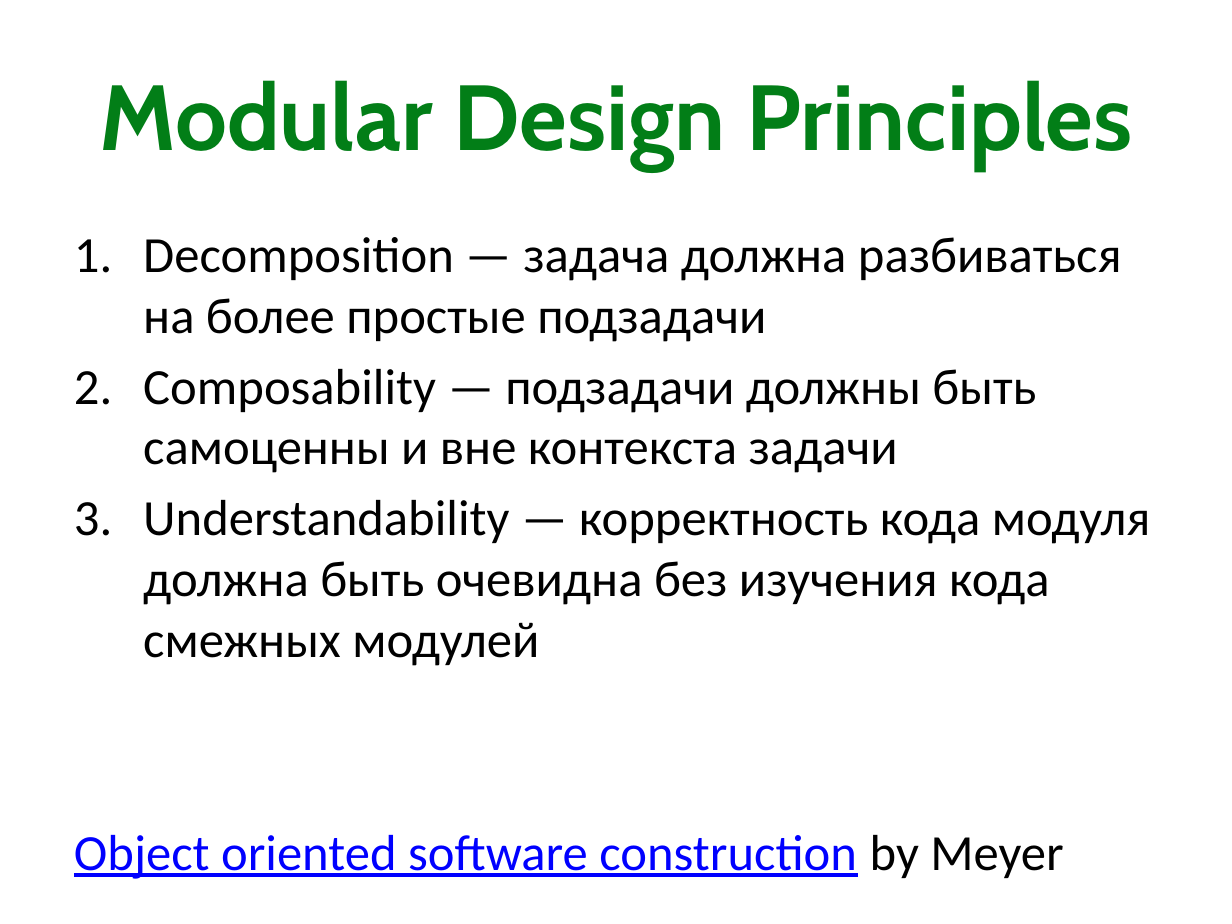
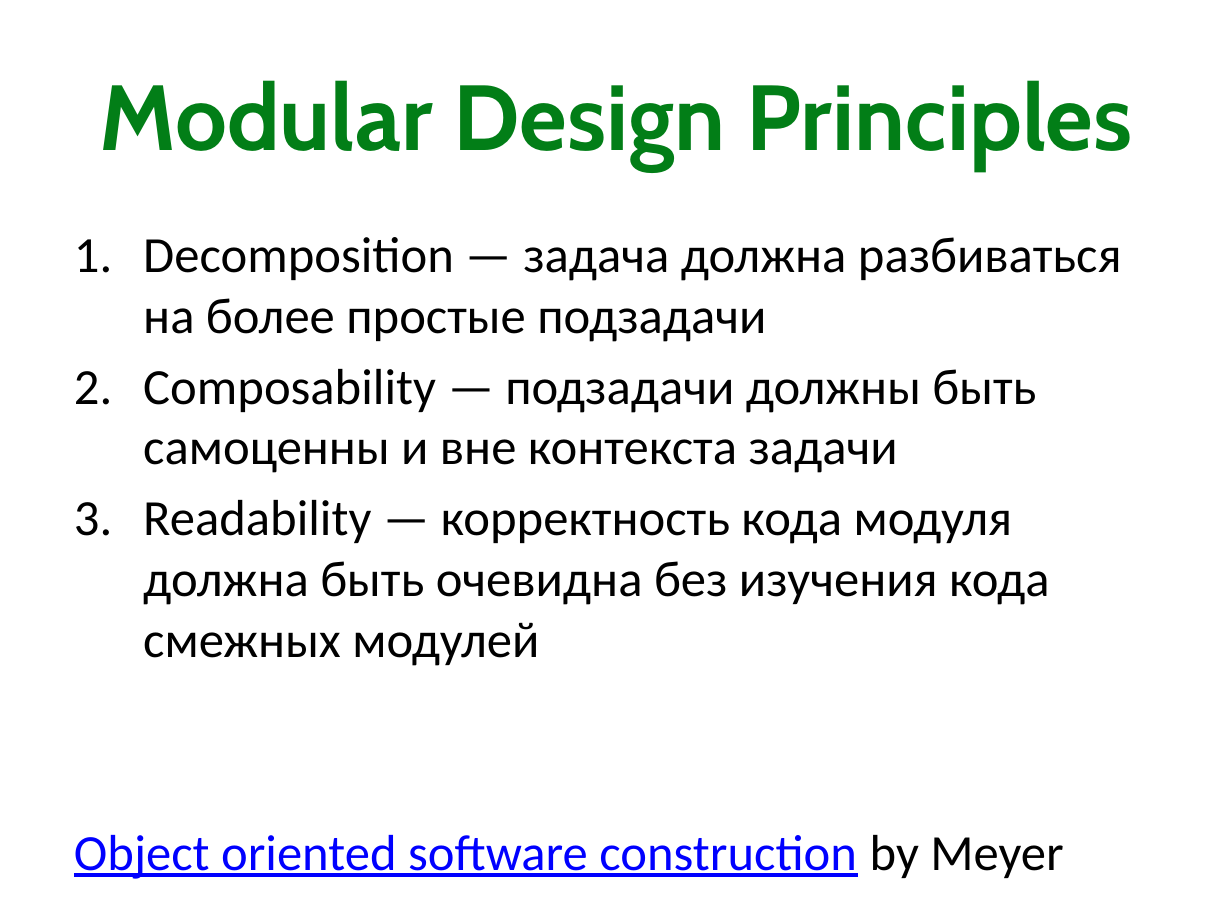
Before and after one commit to kontur-courses/clean-code, a slide deck: slide 5 of CleanCode.pptx (slide 8 before the commit). Drawn at 1232x924 pixels with LibreOffice and Linux fonts; fonts in the diff are those of the drawing. Boxes give left, top, right and bottom in pixels: in the first picture for what was removed or moved away, otherwise in the second. Text is boxed around its words. In the diff, an @@ line names an element or a change of style, - is before the commit and + after.

```diff
--- a/CleanCode.pptx
+++ b/CleanCode.pptx
@@ text at (143,500,1050,666): text changed @@
-3. Understandability — корректность кода модуля должна быть очевидна без изучения кода смежных модулей
+3. Readability — корректность кода модуля должна быть очевидна без изучения кода смежных модулей
```
Also in this commit, not shown: 9 other slides changed, 15 slides added, 11 slides removed, 10 other files.
